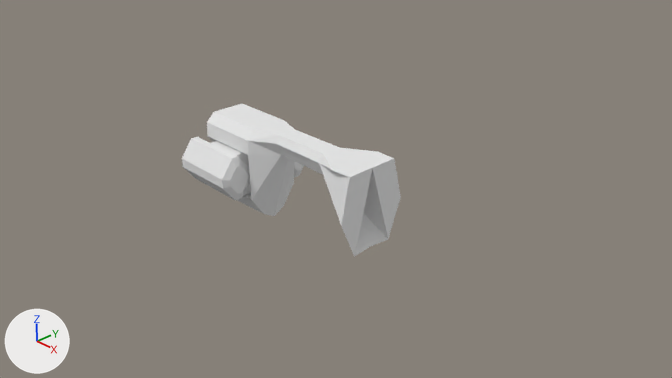
Renders of the Blender file DescentRemake/Assets/Graphics/Models/player_ship.blend from each side of a commit.
Rendered twice from the file's camera 'Camera'. Lighting does not change. The marker at lower left points along +X, +Y and +Z.

Names of what the first picture shows: 'afterburners', 'hull'.
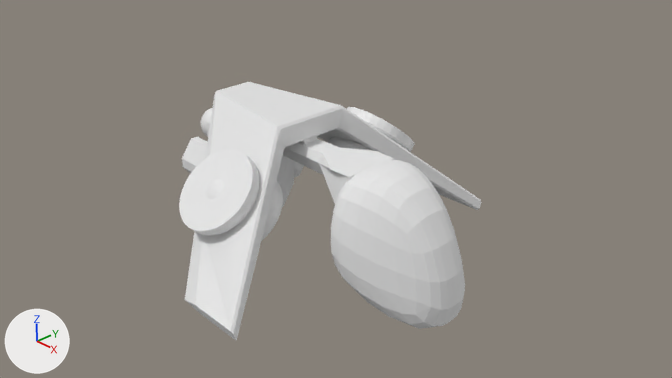
Commit message: Made a nice looking hole through the wing

ob_winghole is not drawn itself; it is used by a modifier of ob_wings.

The change, as a list of edits to the scene's bpy script:
```text
Change me_cube:
    where me_cube.from_pydata(...)  # 39 vertices, 34 faces; spans x -2.08..1.23, y -0.59..0.03, z -0.85..0.78
    used by ob_hull; location = (0.0, 0.0, 0.4)
    verts and faces of me_cube; kept vertices keep their numbers, new ones are numbered from 39
    before: 0 (0.41, -0.01, 0.34), 1 (0.41, -0.14, 0.43) at pixel (324, 175), 2 (0.41, 0.0, 0.78) at pixel (330, 150), 3 (1.23, -0.34, -0.48) at pixel (354, 256), 4 (1.23, -0.59, 0.12) at pixel (341, 225)
    before: 5 (1.23, -0.43, 0.78) at pixel (349, 177), 6 (1.23, 0.0, 0.78) at pixel (372, 167), 17 (0.91, -0.45, 0.78) at pixel (332, 170), 37 (0.85, -0.02, -0.21), 38 (1.19, 0.03, -0.48) at pixel (370, 246)
    me_cube part 1
    add delete_vertices([3, 37, 38])  # with the faces that use them
    add verts[4] = (1.22, -0.56, 0.12)  # moved
    add verts[5] = (1.22, -0.43, 0.78)  # moved, pixel (349, 177)
    add verts[6] = (1.22, 0.0, 0.78)  # moved, pixel (371, 167)
    add verts[17] = (0.88, -0.45, 0.78)  # moved, pixel (330, 169)
    add verts[39] = (1.22, -0.34, -0.48)
    add verts[40] = (1.22, 0.03, -0.48)
    add faces += [(4, 39, 40, 6, 5), (0, 40, 39, 1), (1, 39, 4)]
Add me_cylinder_001:
    me_cylinder_001.from_pydata(...)  # 160 vertices, 130 faces; spans x -0.622..0.622, y -0.622..0.622, z -0.359..0.359
Change ob_cockpit:
    ob_cockpit.location: (0.07, 0.0, 0.39) -> (0.07, 0.0, 0.37)
    remove ob_cockpit.hide_viewport = True
Remove ob_winghole:
    ob_winghole = bpy.data.objects.new('wingHole', me_cylinder)
    ob_winghole.location = (-0.0595, -1.464, 0.639)
    ob_winghole.rotation_euler = (0.731, 0.0, 0.0)  # degrees (42, 0, 0)
    _m = ob_winghole.modifiers.new('Mirror', 'MIRROR')
    _m.use_axis = (False, True, False)
    _m.mirror_object = ob_hull
    ob_winghole.hide_viewport = True
Change ob_placeholdeng2:
    ob_placeholdeng2.location: (-2.39, 0.0, 0.0) -> (-2.43, 0.0, 0.0)
    remove ob_placeholdeng2.hide_viewport = True
Change ob_placeholdeng:
    ob_placeholdeng.location: (-0.06, -1.38, 0.54) -> (-0.16, -1.38, 0.66)
    remove ob_placeholdeng.hide_viewport = True
Change ob_wings:
    ob_wings.location: (-0.9, 0.0, 1.13) -> (-0.98, 0.0, 1.26)
    where _m = ob_wings.modifiers.new('Boolean', 'BOOLEAN')
    _m.object: ob_winghole -> ob_wingholes
    remove ob_wings.hide_viewport = True
Add ob_wingholes:
    ob_wingholes = bpy.data.objects.new('wingHoles', me_cylinder_001)
    ob_wingholes.location = (-0.16, -1.38, 0.66)
    ob_wingholes.rotation_euler = (0.742, 0.0, 0.0)  # degrees (43, 0, 0)
    _m = ob_wingholes.modifiers.new('Mirror', 'MIRROR')
    _m.use_axis = (False, True, False)
    _m.mirror_object = ob_hull
```

Location of each change, [x1, y1, x2, y2] in pixels of the pictures (672 x 378 px; the box of a moved part takes in the faces that stretch with it):
'wings', deleted, added, shown
    after: [185, 82, 481, 340]
'cockpit', shown
    after: [331, 160, 465, 329]
'hull', reshaped
    before: [207, 104, 401, 257]
    after: [207, 117, 394, 207]
'wingHoles', added
    after: [179, 107, 415, 241]
'placeholdEng', shown
    after: [206, 179, 224, 199]
'placeholdEng2', shown
    after: [201, 108, 212, 137]
part 1 of me_cube, moved or reshaped
    before: [319, 147, 401, 257]
    after: [319, 147, 394, 204]
